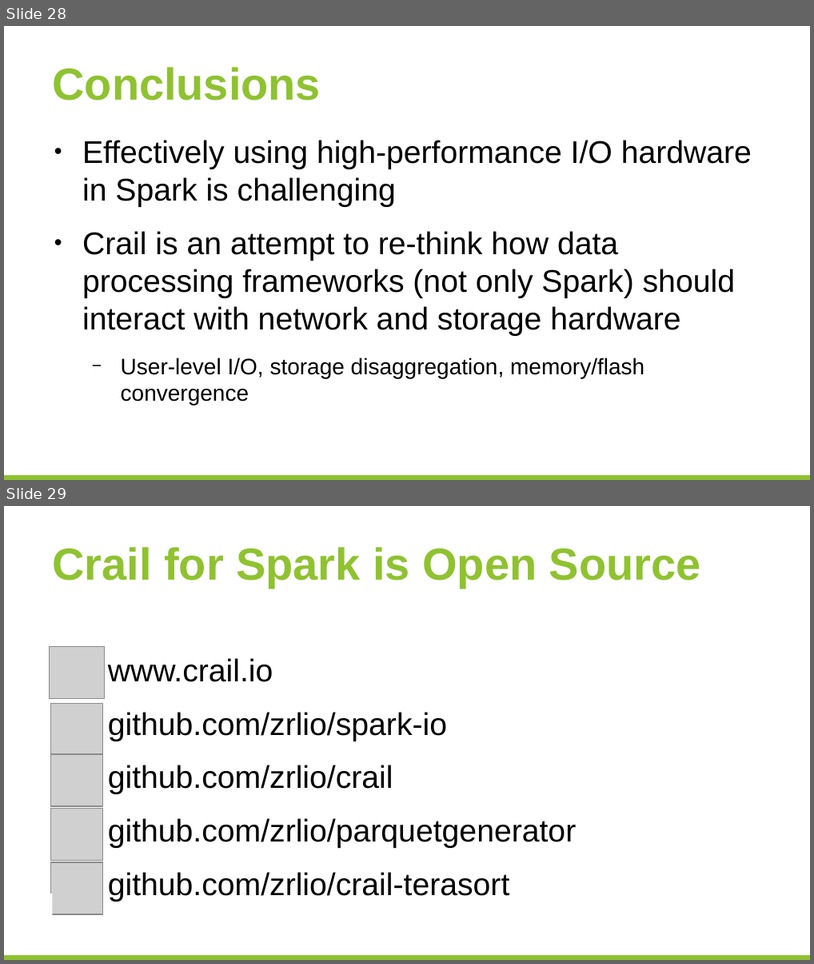
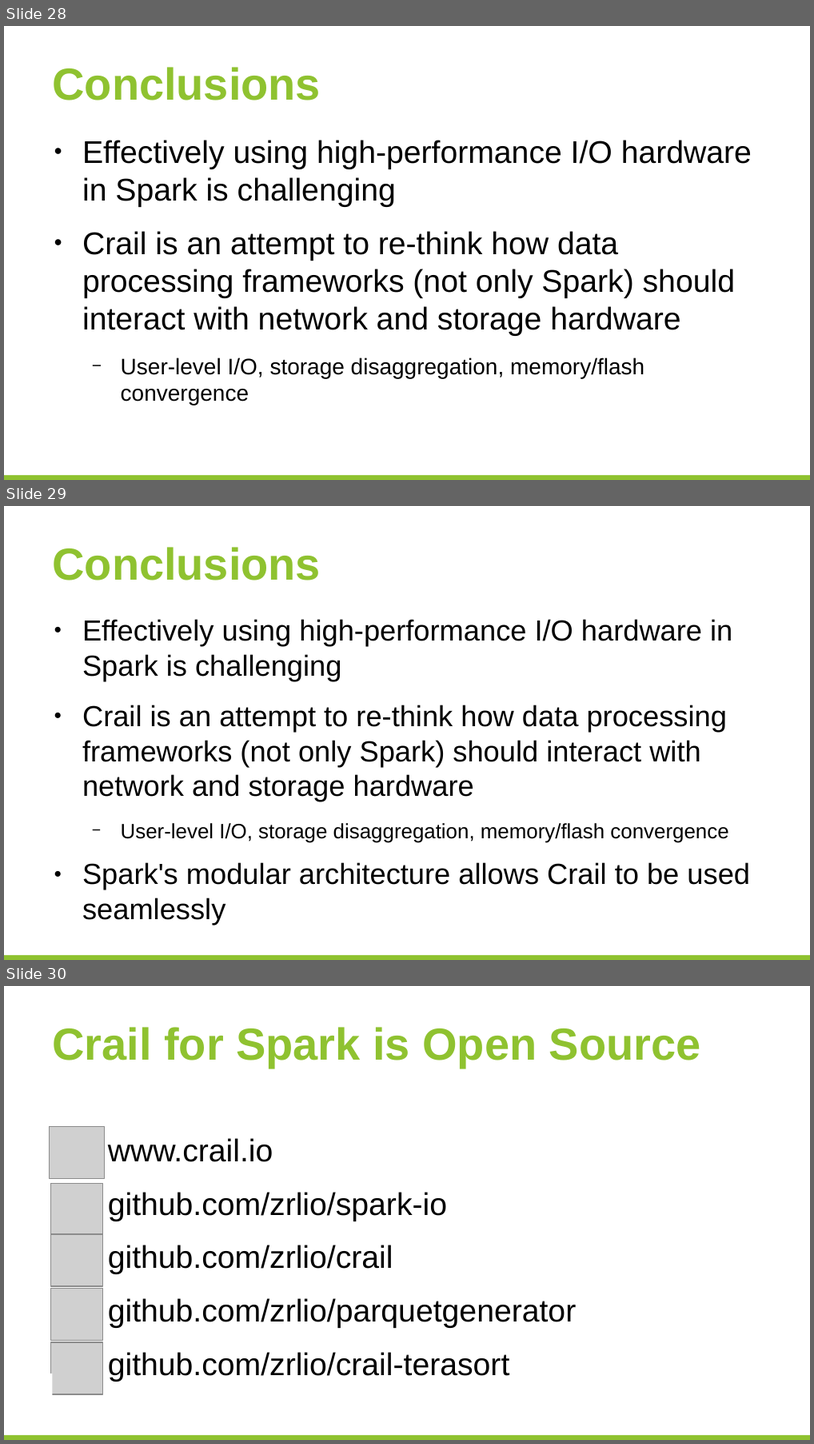
Before and after one commit to huangyibo/spark-summit-17, a slide deck: template.odp. Shown one above the other, each under a label of ours: slides 28 and 29 before the commit, slides 28, 29 and 30 after it. The pictures are 814x964 and 814x1444 pixels, drawn with LibreOffice and Linux fonts; fonts in the diff are those of the drawing; grey boxes stand for pictures; background and template pictures are left out. Boxes give left, top, right and bottom in pixels: in the first picture for what was removed or moved away, otherwise in the second. Text is boxed around its words. In the diff, an @@ line names an element or a change of style, - is before the commit and + after.

```diff
--- a/template.odp
+++ b/template.odp
@@ slide 29 added at [4,506,810,960], background #FFFFFF; not listed: 1 template element that a slide beside it also shows @@
@@ title added at [52,547,321,580], 40 pt, text #8FC230, bold @@
+Conclusions
@@ text added at [82,619,750,924], 25.9 pt, text #000000 @@
+● Effectively using high-performance I/O hardware in Spark is challenging
+● Crail is an attempt to re-think how data processing frameworks (not only Spark) should interact with network and storage hardware
+  − User-level I/O, storage disaggregation, memory/flash convergence
+● Spark's modular architecture allows Crail to be used seamlessly
@@ what was slide 29 is now slide 30 @@
```
Also in this commit, not shown: 2 slides changed, 1 other file.
